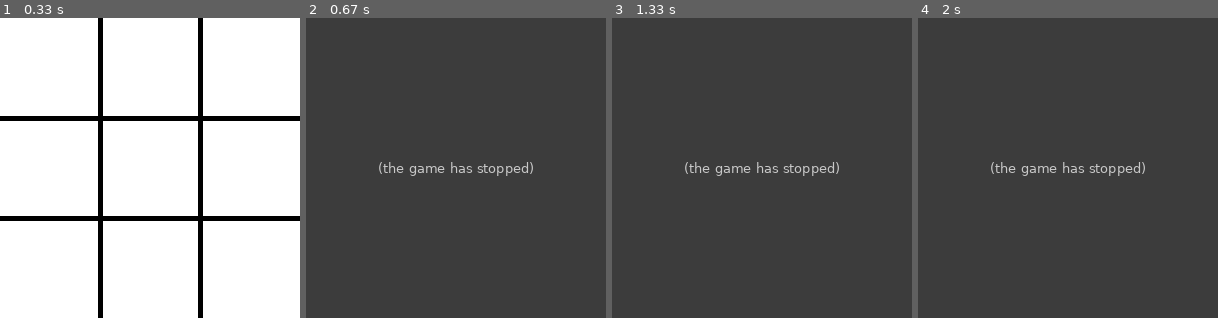
Above: before the commit, frames 1-4 (left to right).
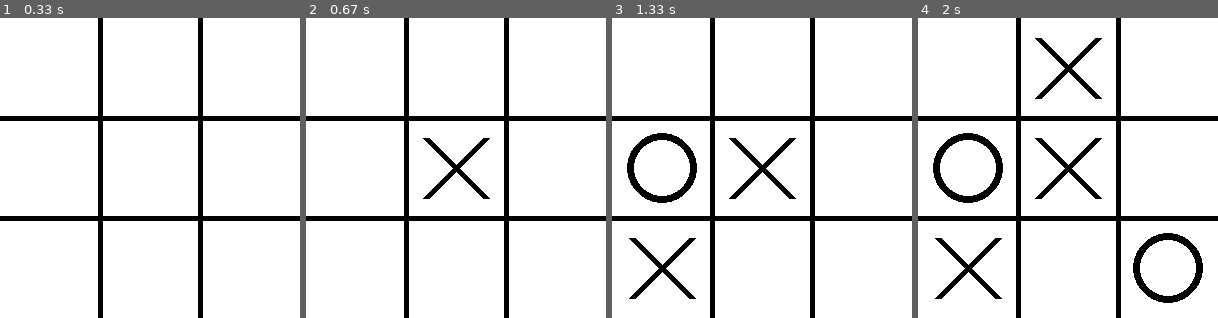
Above: after the commit, the same moments.

Repository: gatilhoroxo/python-learning-attempt
Game: pygame game, started from projects/tictactoe.py
Same seed, same stepped clock (60 frames per second), same inputs: the game is played once before the commit and once after it.
Inputs (mouse positions are in pixels of both pictures, inside the frame that each line leads up to):
- Up to frame 1 (0.33 s): no input
- Up to frame 2 (0.67 s): click (456, 168) at 0.38 s
- Up to frame 3 (1.33 s): click (690, 171) at 0.72 s; click (669, 237) at 1.05 s
- Up to frame 4 (2 s): click (1176, 273) at 1.38 s; click (1074, 66) at 1.72 s

Frame 1 is identical in both runs. In frame 2, 100% of the frame differs, in the area x 0-100%, y 0-100%; in frame 3, 100%; in frame 4, 100%.
Error before the commit: UnboundLocalError: cannot access local variable 'game_board' where it is not associated with...; the game stopped at 0.38 s (later frames are placeholders)

Commit message:
refactor: nova estrutura de diretórios

Diff:
--- a/playing/pygame/basic.py
+++ b/projects/tictactoe.py
@@ -1,33 +1,24 @@
 import pygame as pg
-
-pg.init()
 
 WINDOW_SIZE = 300
 
 WHITE = (255,255,255)
 BLACK = (0,0,0)
 
-
-screen = pg.display.set_mode((WINDOW_SIZE, WINDOW_SIZE))
-pg.display.set_caption("Janela Branca")
-
-# TIC TAC TOE # tem algo errado
-game_board = [[' ' for _ in range(3)] for _ in range(3)]
-current_player = 'X'
-
 GS = 100 # grid size
 LW = 5 # line width
 LC = BLACK # line color
 
-def draw_lines():
+def draw_lines(screen):
     # horizontais
     pg.draw.line(screen, LC, (0, GS), (WINDOW_SIZE, GS), LW)
     pg.draw.line(screen, LC, (0, GS*2), (WINDOW_SIZE, GS*2), LW)
     # verticais
     pg.draw.line(screen, LC, (GS, 0), (GS, WINDOW_SIZE), LW)
     pg.draw.line(screen, LC, (GS*2,0), (GS*2, WINDOW_SIZE), LW)
+    return screen
 
-def draw_figures():
+def draw_figures(screen, game_board):
     for row in range(3):
         for col in range(3):
             if game_board[row][col] == 'X':
@@ -39,8 +30,9 @@
                 center_x = col * GS + GS // 2
                 center_y = row * GS + GS // 2
                 pg.draw.circle(screen, BLACK, (center_x, center_y), 35, LW + 2)
+    return screen, game_board
 
-def check_winner():
+def check_winner(game_board):
     for i in range(3):
         if game_board[i][0] == game_board[i][1] == game_board[i][2] != ' ':
             return game_board[i][0]
@@ -57,7 +49,8 @@
 
     return None
 
-def events_tic_tac_toe():
+def events_tic_tac_toe(current_player, game_board):
+    running = True
     for event in pg.event.get():
         if event.type == pg.MOUSEBUTTONDOWN:
             mouse_x, mouse_y = event.pos
@@ -68,19 +61,34 @@
             if game_board[clicked_row][clicked_col] == ' ':
                 game_board[clicked_row][clicked_col] = current_player
 
-                winner = check_winner()
+                winner = check_winner(game_board)
                 if winner:
                     print(f"Fim de jogo! Resultado: {winner}")
                     game_board = [[' ' for _ in range(3)] for _ in range(3)]
 
                 current_player = 'O' if current_player == 'X' else 'X'
+        if event.type == pg.QUIT:
+            running = False
+            pg.quit()
+    return running, current_player, game_board
 
-def tic_tac_toe():
-    draw_lines()
-    draw_figures()
-    events_tic_tac_toe()
+def tic_tac_toe(screen, current_player, game_board):
+    screen = draw_lines(screen)
+    screen, game_board = draw_figures(screen, game_board)
+    running, current_player, game_board = events_tic_tac_toe(current_player, game_board)
+
+    return screen, running, current_player, game_board
+
+# MAIN ======================================
+
+pg.init()
+
+screen = pg.display.set_mode((WINDOW_SIZE, WINDOW_SIZE))
+pg.display.set_caption("Janela Branca")
 
 # --- LOOP do JOGO ---
+game_board = [[' ' for _ in range(3)] for _ in range(3)]
+current_player = 'X'
 running = True
 
 while running:
@@ -89,11 +97,7 @@
 
     screen.fill(WHITE)
 
-    tic_tac_toe()
+    screen, running, current_player, game_board = tic_tac_toe(screen, current_player, game_board)
 
-    for event in pg.event.get():
-        if event.type == pg.QUIT:
-            running = False
-            pg.quit()
 
 # fim
Renamed: README.md -> docs/README.md
Renamed: playing/calendar/june.py -> helper/calendar/june.py
Renamed: playing/pygame/jogo.py -> helper/pygame/jogo.py
Renamed: playing/qrcode/QRCode.png -> helper/qrcode/QRCode.png
Renamed: playing/qrcode/qr.py -> helper/qrcode/qr.py
Renamed: playing/turtle/drawing_flower.py -> helper/turtle/drawing_flower.py
Renamed: playing/youtube/audio_downloads.py -> helper/youtube/audio_downloads.py
Renamed: playing/youtube/video_downloads.py -> helper/youtube/video_downloads.py
Renamed: parte-I/freeCodeCamp/intro.py -> src/freeCodeCamp/intro.py
Renamed: parte-I/freeCodeCamp/jokenpo.py -> src/freeCodeCamp/jokenpo.py
Renamed: parte-I/basic.py -> src/hello.py
Not shown, added: docs/libs.md
